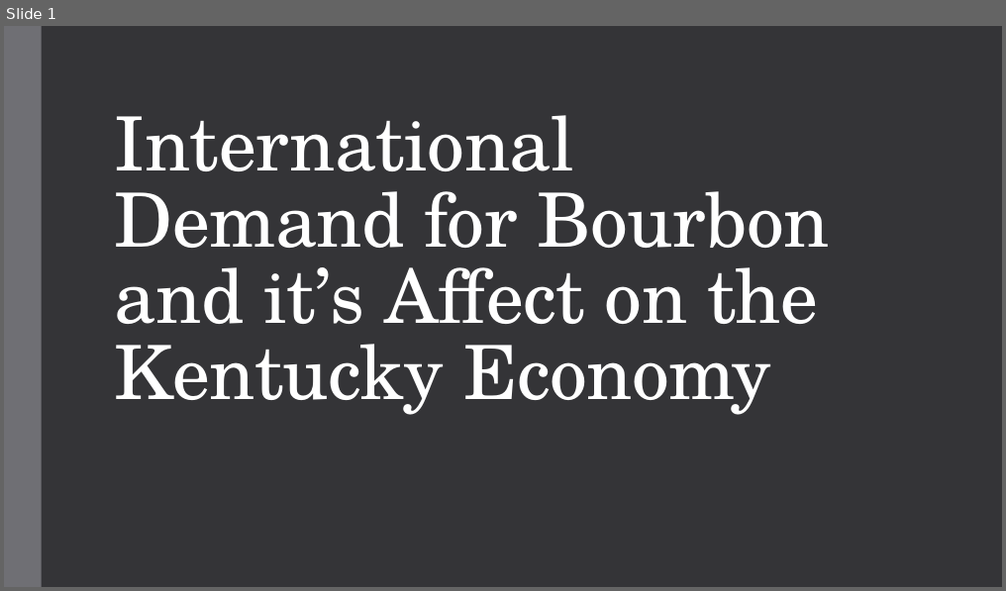
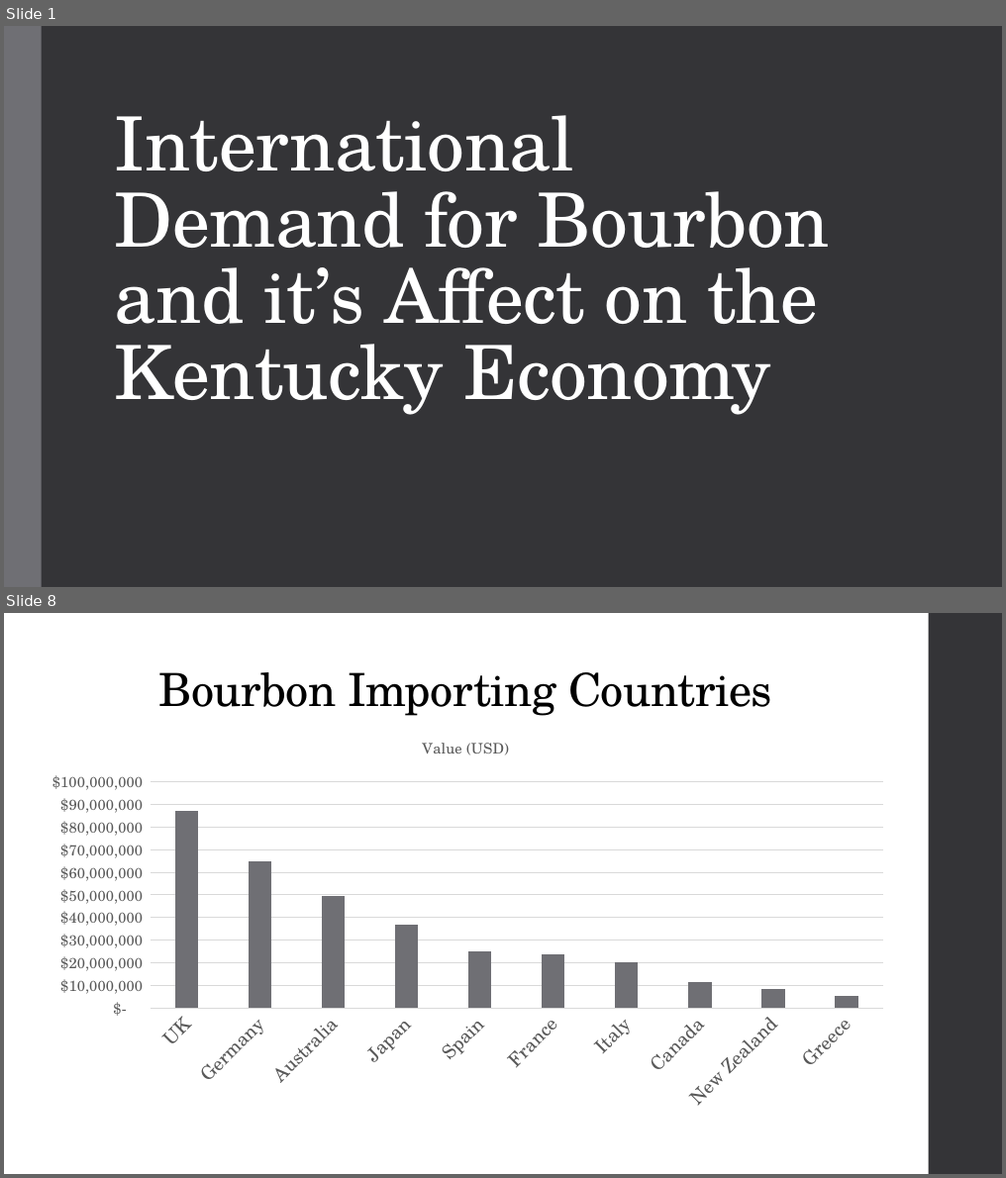
Before and after one commit to jblackett/ECON431ResearchPaper, a slide deck: Bourbon_Presentation.pptx. Shown one above the other, each under a label of ours: slide 1 before the commit, slides 1 and 8 after it; the slides between them are not shown. The pictures are 1006x591 and 1006x1178 pixels, drawn with LibreOffice and Linux fonts; fonts in the diff are those of the drawing. Boxes give left, top, right and bottom in pixels: in the first picture for what was removed or moved away, otherwise in the second. Text is boxed around its words. In the diff, an @@ line names an element or a change of style, - is before the commit and + after.

```diff
--- a/Bourbon_Presentation.pptx
+++ b/Bourbon_Presentation.pptx
@@ slide 8 added at (4,613,1002,1174), background #FFFFFF @@
@@ rectangle added at (929,613,1002,1174), fill #353537 @@
@@ title added at (158,672,772,716), 44 pt, text #000000 @@
+Bourbon Importing Countries
@@ column chart added at (31,721,901,1119) @@
+title "Value (USD)"
+categories: UK, Germany, Australia, Japan, Spain, France, Italy, Canada, New Zealand, Greece
+Value (USD): 87000000, 65000000, 49000000, 37000000, 25000000, 24000000, 20000000, 11000000, 8000000, 5000000
```
Also in this commit, not shown: 11 other slides added, 2 slides removed.
